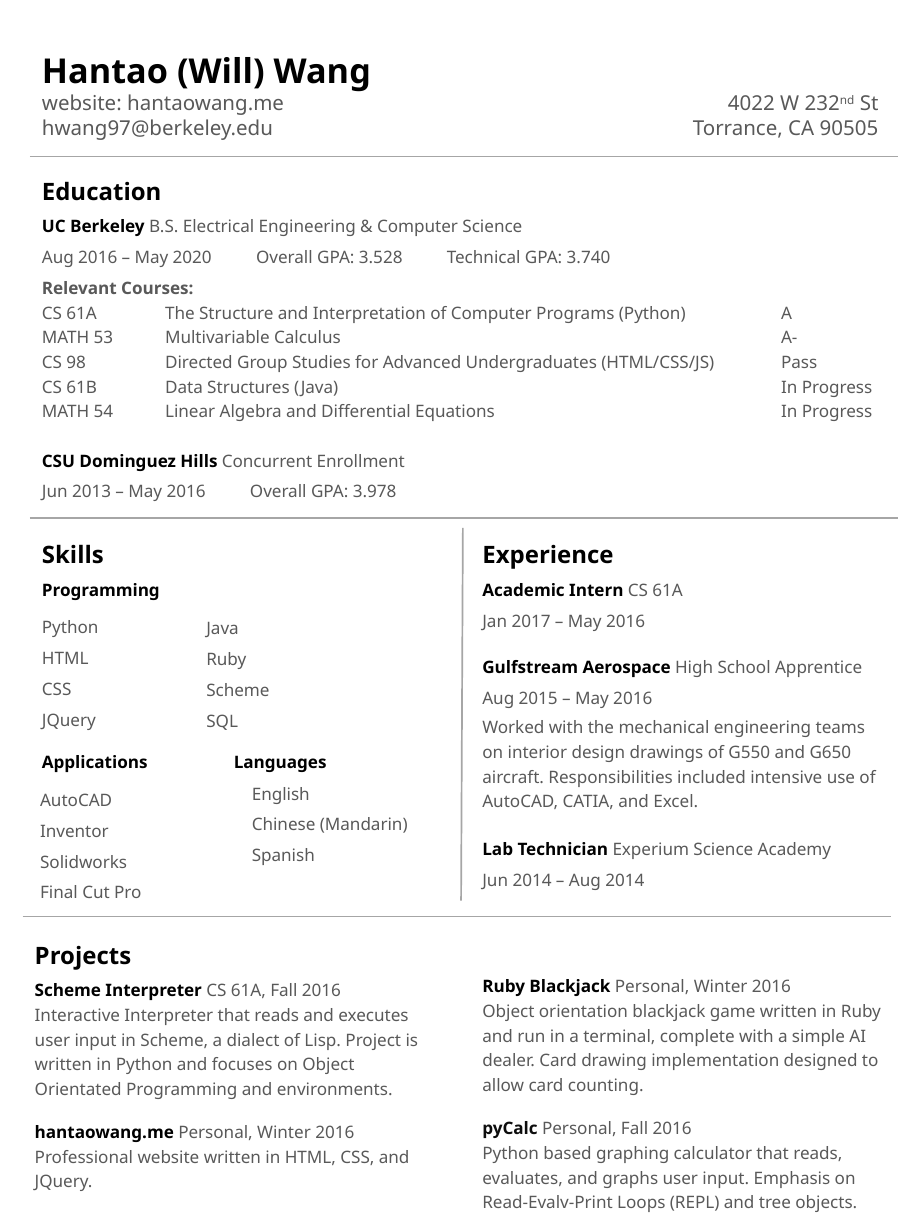
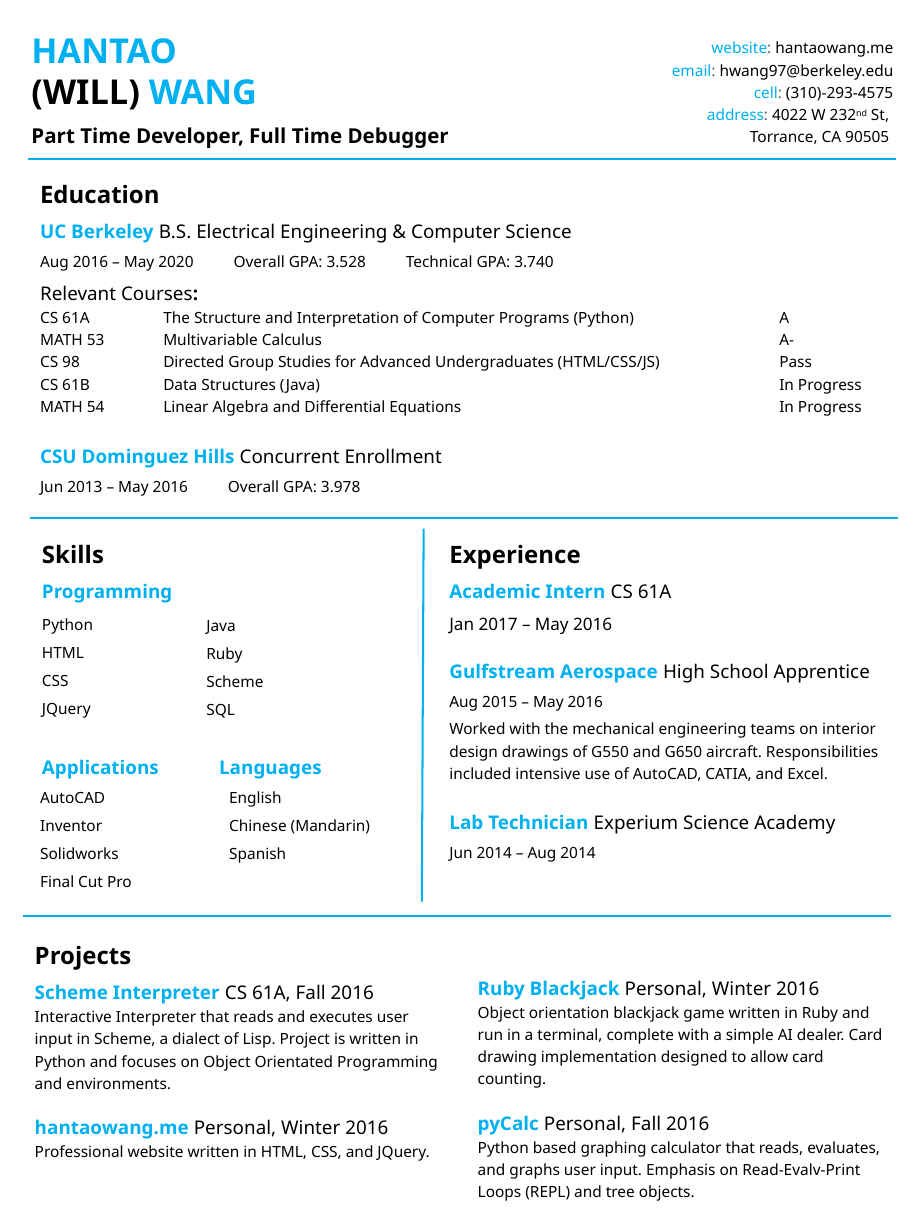
Before and after one commit to hantaowang/metman, a slide deck: slide 1 of assets/files/resume.pptx. Drawn at 924x1232 pixels with LibreOffice and Linux fonts; fonts in the diff are those of the drawing. Boxes give left, top, right and bottom in pixels: in the first picture for what was removed or moved away, otherwise in the second. Text is boxed around its words. In the diff, an @@ line names an element or a change of style, - is before the commit and + after.

```diff
--- a/assets/files/resume.pptx
+++ b/assets/files/resume.pptx
@@ text at [31,38,449,148]: text changed; text colour #595959 to #000000; bold on @@
-Hantao (Will) Wang
-website: hantaowang.me
-hwang97@berkeley.edu
+HANTAO
+(WILL) WANG
+Part Time Developer, Full Time Debugger
@@ text "website: hantaowang.me": place and size @@
-text "website: hantaowang.me" at [693,95,879,138]
+text "website: hantaowang.me" at [672,41,894,144]
@@ text "website: hantaowang.me" at [672,41,894,144]: vertical alignment top to bottom @@
@@ text at [672,41,894,122]: text changed; size 12 to 9 pt; text colour #595959 to #000000 @@
-4022 W 232nd St
+website: hantaowang.me
+email: hwang97@berkeley.edu
+cell: (310)-293-4575
+address: 4022 W 232nd St,
@@ text at [750,131,889,144]: size 12 to 9 pt, text colour #595959 to #000000 in "Torrance, CA 90505"; line spacing 1 to 1.2 @@
@@ line (28, 159) - (896, 159): stroke #A6A6A6 1 pt to #00B0F0 1.2 pt @@
@@ text at [40,223,862,496]: size 10 to 11 pt in "UC Berkeley B.S. Electrical Engineering & Computer ...", "Relevant Courses:", "CSU Dominguez Hills Concurrent Enrollment"; text colour #000000 to #00B0F0 in "UC Berkeley", "CSU Dominguez Hills"; text colour #595959 to #000000; size 10 to 9 pt in "Aug 2016 – May 2020 Overall GPA: ...", "CS 61A The Structure and Interpretation of ...", "MATH 53 Multivariable Calculus A-", "CS 98 Directed Group Studies for Advanced ..." and 3 more places; bold off in "Relevant Courses:" @@
@@ line (30, 519) - (898, 519): stroke #A6A6A6 1 pt to #00B0F0 1.2 pt @@
@@ line moved from (461, 901) - (463, 527) to (421, 902) - (424, 529) @@
@@ line (421, 902) - (424, 529): stroke #A6A6A6 1 pt to #00B0F0 1.2 pt @@
@@ text "Experience": place and size @@
-text "Experience" at [482,544,875,890]
+text "Experience" at [449,544,878,862]
@@ text at [42,583,322,779]: size 10 to 11 pt, text colour #000000 to #00B0F0 in "Programming", "Applications Languages" @@
@@ text at [449,583,878,862]: size 10 to 11 pt in "Academic Intern CS 61A", "Gulfstream Aerospace High School Apprentice", "Lab Technician Experium Science Academy"; text colour #000000 to #00B0F0 in "Academic Intern", "Gulfstream Aerospace", "Lab Technician"; text colour #595959 to #000000 in "CS 61A", "Jan 2017 – May 2016", "High School Apprentice", "Aug 2015 – May 2016" and 3 more places; size 10 to 9 pt in "Aug 2015 – May 2016", "Worked with the mechanical engineering teams on ...", "Jun 2014 – Aug 2014" @@
@@ size 10 to 9 pt, text colour #595959 to #000000 in 4 elements at [40,792,132,887], [42,618,93,718], [206,620,263,718], [229,791,370,863] @@
@@ text "English": place and size @@
-text "English" at [252,787,408,865]
+text "English" at [229,791,370,863]
@@ line (22, 917) - (891, 917): stroke #A6A6A6 1 pt to #00B0F0 1.2 pt @@
@@ text "Ruby Blackjack Personal, Winter 2016" at [478,980,883,1201]: size 10 to 11 pt in "Ruby Blackjack Personal, Winter 2016", "pyCalc Personal, Fall 2016"; text colour #000000 to #00B0F0 in "Ruby Blackjack"; text colour #595959 to #000000; size 10 to 9 pt in "Object orientation blackjack game written in Ruby ...", "Python based graphing calculator that reads, evaluates, ..."; text colour #0D0D0D to #00B0F0 in "pyCalc" @@
@@ text at [35,984,438,1161]: size 10 to 11 pt in "Scheme Interpreter CS 61A, Fall 2016", "hantaowang.me Personal, Winter 2016"; text colour #000000 to #00B0F0 in "Scheme Interpreter", "hantaowang.me"; text colour #595959 to #000000 in "CS 61A, Fall 2016", "Interactive Interpreter that reads and executes user ...", "Personal, Winter 2016", "Professional website written in HTML, CSS, and ..."; size 10 to 9 pt in "Interactive Interpreter that reads and executes user ...", "Professional website written in HTML, CSS, and ..." @@
```
Also in this commit, not shown: 1 other file.
